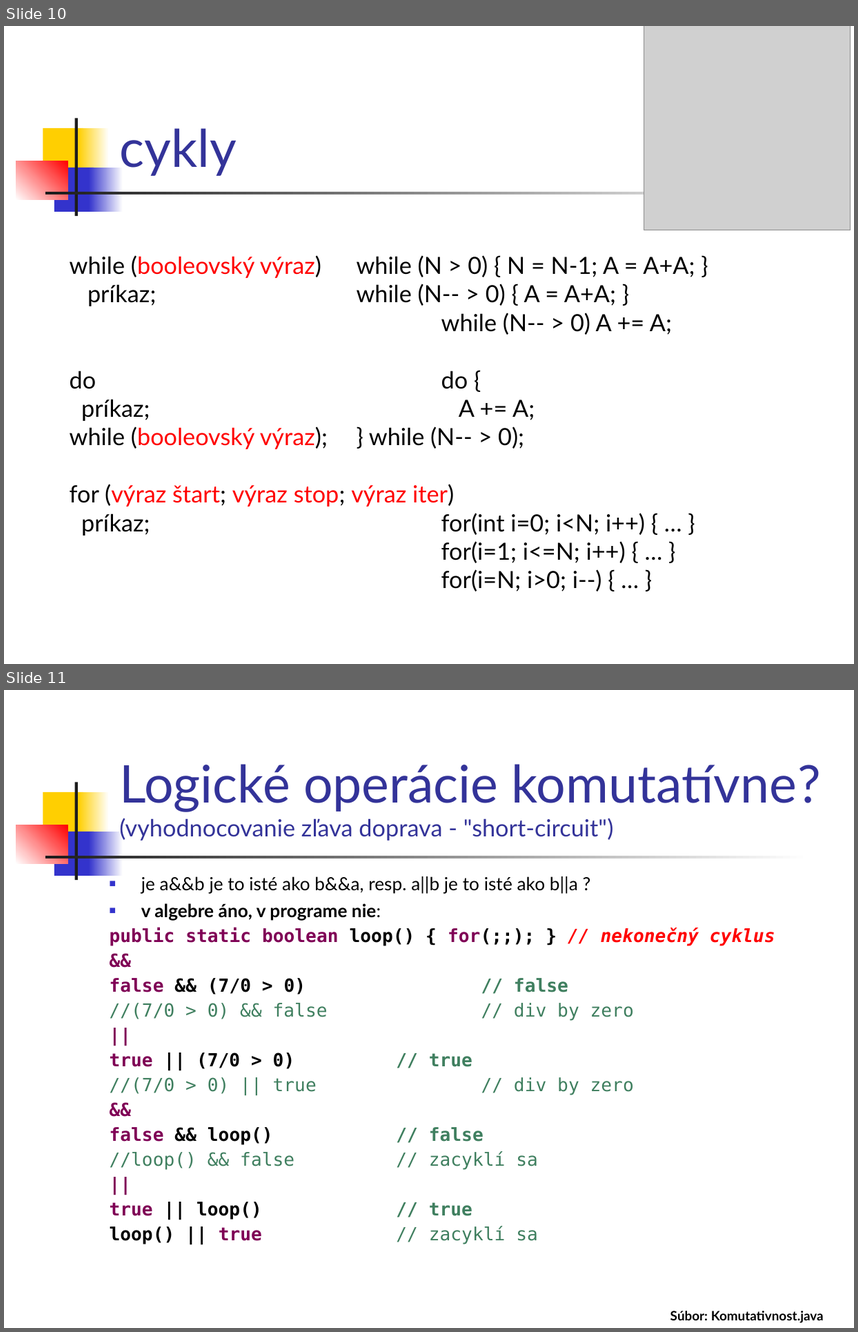
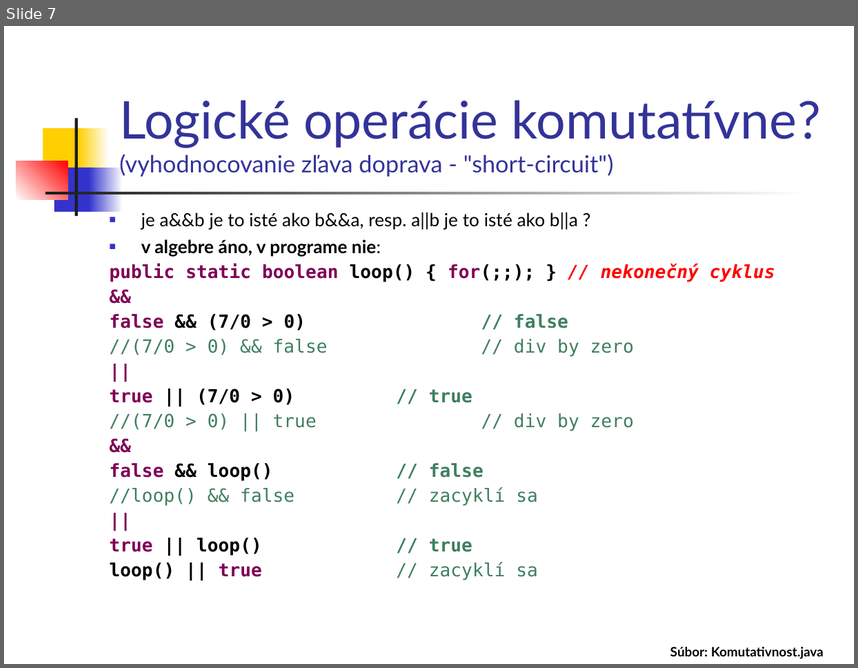
Before and after one commit to Programovanie4/Prednasky, a slide deck: 02/02_java.ppt. Shown one above the other, each under a label of ours: slides 10 and 11 before the commit, slide 7 after it. The pictures are 858x1332 and 858x668 pixels, drawn with LibreOffice and Linux fonts; fonts in the diff are those of the drawing; grey boxes stand for pictures. Boxes give left, top, right and bottom in pixels: in the first picture for what was removed or moved away, otherwise in the second. Text is boxed around its words. In the diff, an @@ line names an element or a change of style, - is before the commit and + after.

```diff
--- a/02/02_java.ppt
+++ b/02/02_java.ppt
@@ slide 10 removed at bbox=[4, 26, 854, 664], background #FFFFFF; not listed: 7 template elements that a slide beside it also shows @@
@@ picture removed at bbox=[644, 26, 850, 230] @@
@@ title removed at bbox=[119, 128, 236, 176] @@
-cykly
@@ text removed at bbox=[70, 255, 695, 591] @@
-while (booleovský výraz) while (N > 0) { N = N-1; A = A+A; }
-príkaz; while (N-- > 0) { A = A+A; }
-while (N-- > 0) A += A;
-do do {
-príkaz; A += A;
-while (booleovský výraz); } while (N-- > 0);
-for (výraz štart; výraz stop; výraz iter)
-príkaz; for(int i=0; i<N; i++) { … }
-for(i=1; i<=N; i++) { … }
-for(i=N; i>0; i--) { … }
@@ what was slide 11 is now slide 7 @@
```
Also in this commit, not shown: 6 slides changed, 2 slides added, 4 other slides removed, 2 other files.
